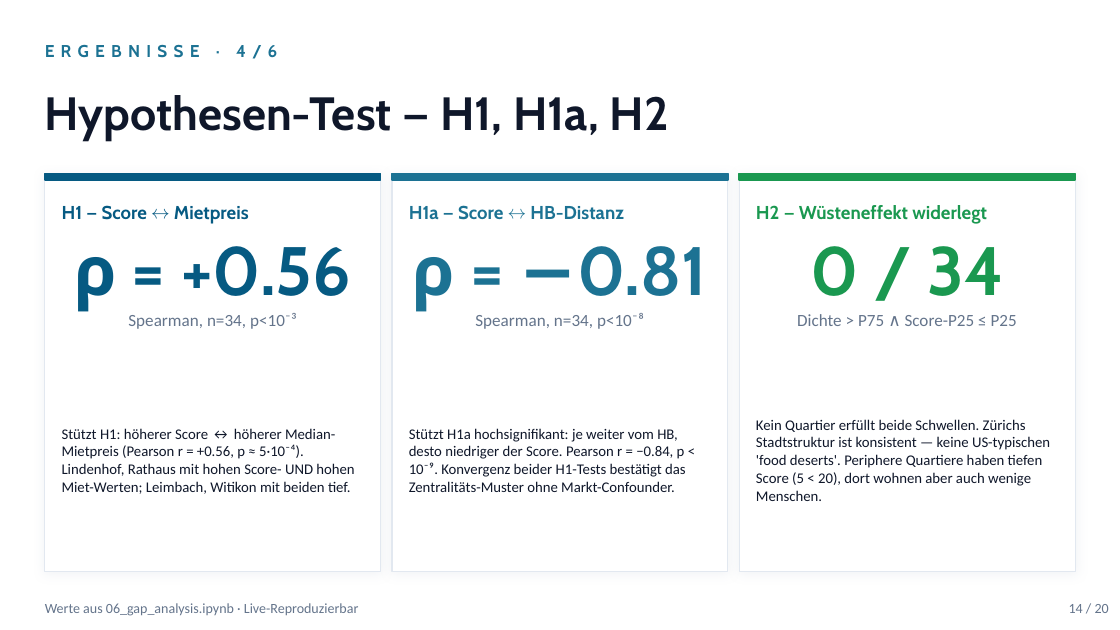
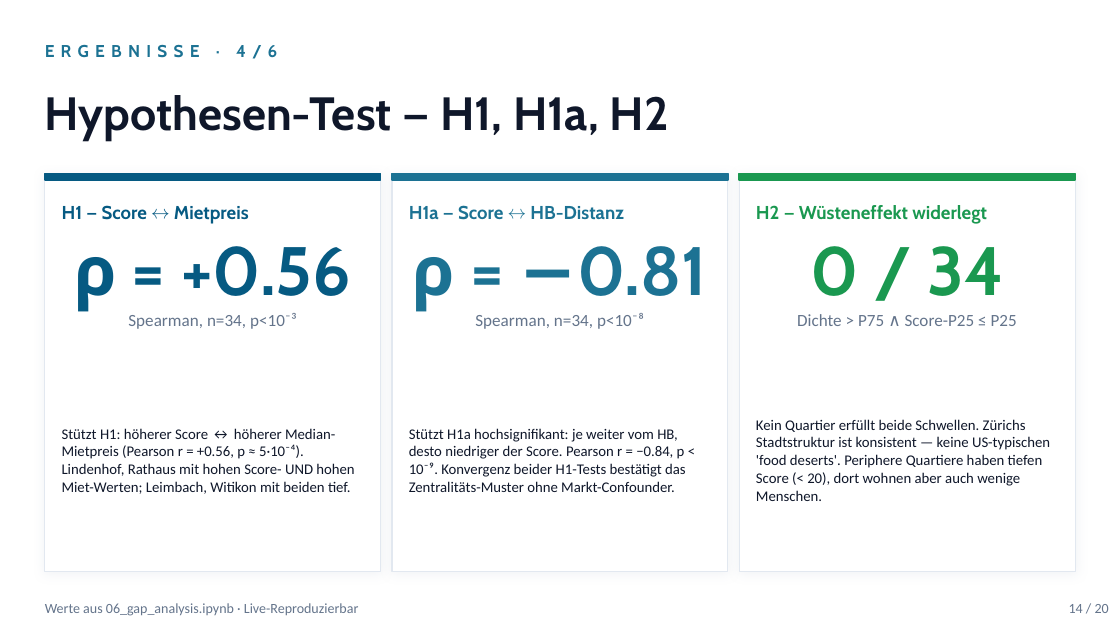
Before and after one commit to sanirmem/zh15min, a slide deck: slide 14 of reports/zh15min_slides.pptx. Drawn at 1120x630 pixels with LibreOffice and Linux fonts; fonts in the diff are those of the drawing. Boxes give left, top, right and bottom in pixels: in the first picture for what was removed or moved away, otherwise in the second. Text is boxed around its words. In the diff, an @@ line names an element or a change of style, - is before the commit and + after.

```diff
--- a/reports/zh15min_slides.pptx
+++ b/reports/zh15min_slides.pptx
@@ text at (x1=756, y1=419, x2=1050, y2=501): text changed @@
-Kein Quartier erfüllt beide Schwellen. Zürichs Stadtstruktur ist konsistent — keine US-typischen 'food deserts'. Periphere Quartiere haben tiefen Score (5 < 20), dort wohnen aber auch wenige Menschen.
+Kein Quartier erfüllt beide Schwellen. Zürichs Stadtstruktur ist konsistent — keine US-typischen 'food deserts'. Periphere Quartiere haben tiefen Score (< 20), dort wohnen aber auch wenige Menschen.
```
Also in this commit, not shown: 4 other slides changed, 6 other files.
